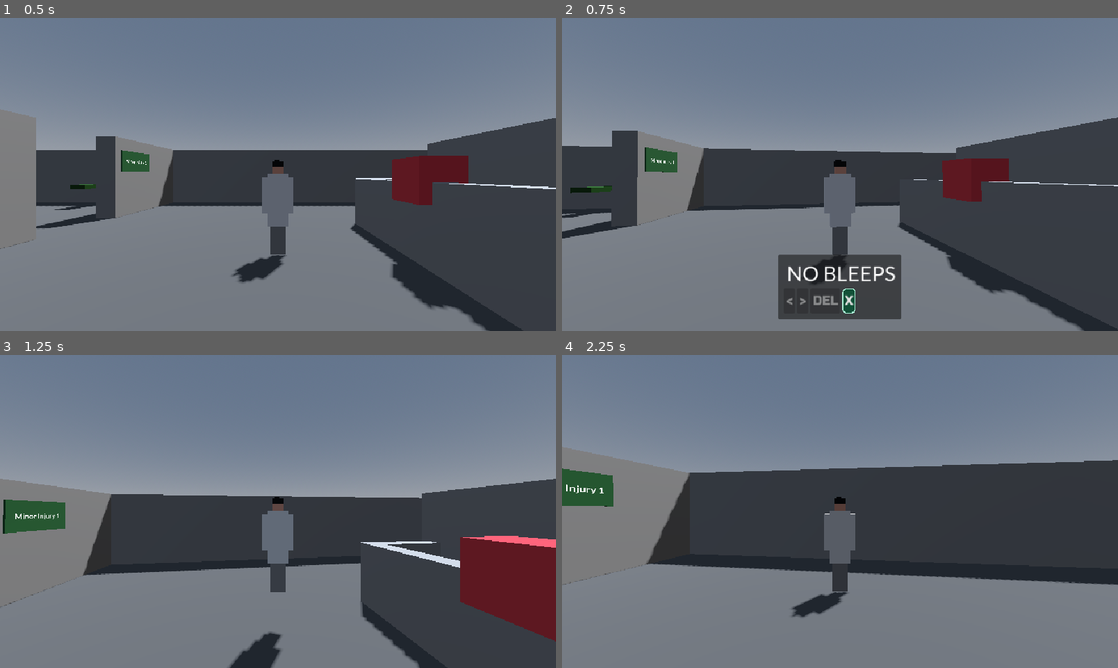
Above: before the commit, frames 1-4 (two rows, left to right).
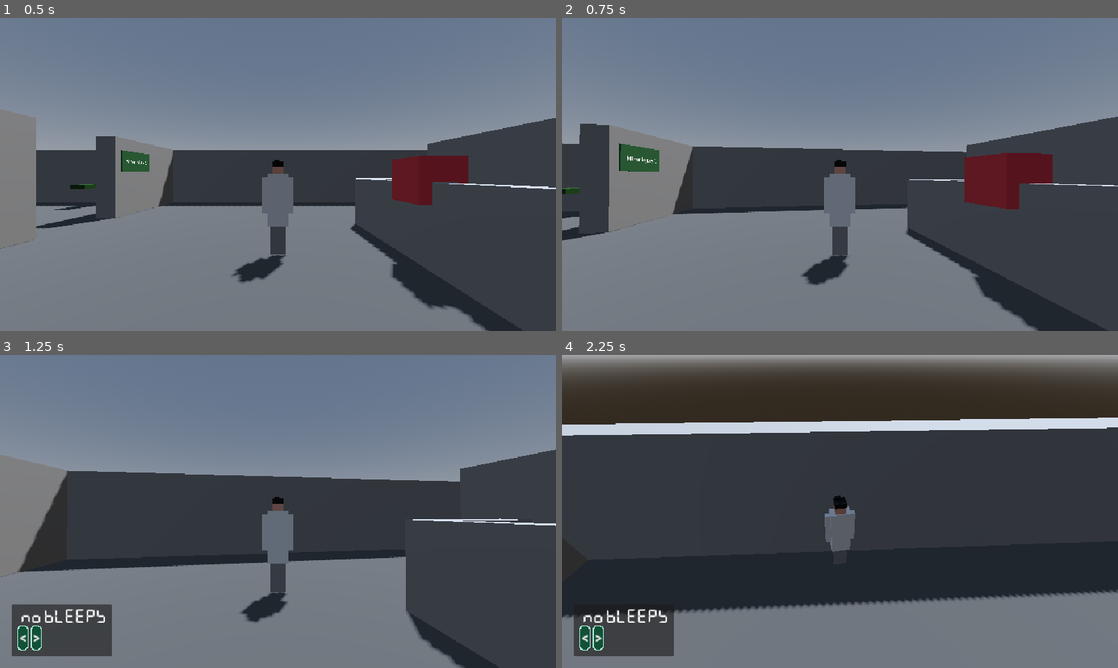
Above: after the commit, the same moments.

Repository: hawkstein/ludum-dare-60-old-tech
Game: Godot game, scene res://screens/main.tscn
Two runs of this game, one before a commit and one after it. Both use one fixed random seed, a clock stepped at 60 frames per second and the inputs below. This scene is started directly instead of the project's main scene.
Inputs (mouse positions are in pixels of both pictures, inside the frame that each line leads up to):
- Up to frame 1 (0.5 s): no input
- Up to frame 2 (0.75 s): tap Enter at 0.5 s; move the mouse to (867, 174) at 0.52 s; hold W (Up) from 0.53 s (still down); hold E (Pager, bound only before the commit) from 0.53 s (still down); click (867, 174) at 0.67 s
- Up to frame 3 (1.25 s): keep holding W (Up); keep holding E (Pager, bound only before the commit); tap Space (Jump, bound only before the commit) at 0.77, 0.8, 1.07 s
- Up to frame 4 (2.25 s): move the mouse to (812, 511) at 1.27 s; release E (Pager, bound only before the commit) at 1.28 s; tap Space (Jump, bound only before the commit) at 1.35, 1.52, 1.82 s; click (812, 511) at 1.42 s; tap E (Pager, bound only before the commit) at 1.55 s; release W (Up) at 2 s; click (851, 636) at 2 s, where only the run before the commit has a clickable "X"

Frame 1 is identical in both runs. In frame 2, 11% of the frame differs, in the area x 0-100%, y 31-100%; in frame 3, 23%; in frame 4, 54%, in the area x 0-100%, y 0-97%.

Commit message:
adjust pager behaviour

Diff:
--- a/entities/player/third_person_player.gd
+++ b/entities/player/third_person_player.gd
@@ -6,7 +6,6 @@
 @export var speed := 6.0
 @export var acceleration := 12.0
 @export var turn_speed := 12.0
-@export var jump_velocity := 4.5
 ## Radians per second at full stick.
 @export var pad_look_speed := 3.0
 ## Camera pitch range in degrees (down, up).
@@ -40,8 +39,6 @@
 
 	if not is_on_floor():
 		velocity += get_gravity() * delta
-	elif input_enabled and Input.is_action_just_pressed(&"Jump"):
-		velocity.y = jump_velocity
 
 	var input := Input.get_vector(&"Left", &"Right", &"Up", &"Down") if input_enabled else Vector2.ZERO
 	var direction := Basis(Vector3.UP, camera_pivot.global_rotation.y) * Vector3(input.x, 0, input.y)
--- a/screens/instructions.tscn
+++ b/screens/instructions.tscn
@@ -61,7 +61,7 @@
 layout_mode = 2
 text = "You will get paged with EXTENSION + CODE
 WASD + mouse look to move around
-Check your pager with E, pause with P
+Check your pager with SPACE, pause with P
 Check your messages at the red phones to explain extensions and pager codes
 Patients are in the green beds
 Look out for the hospitals signs"
--- a/screens/main.gd
+++ b/screens/main.gd
@@ -3,23 +3,6 @@
 @export var max_normal_failures := 6
 @export var end_speaker := "Medical Director"
 @export var end_message_duration := 2.5
-
-const JOY_BUTTON_NAMES := {
-	JOY_BUTTON_A: "A",
-	JOY_BUTTON_B: "B",
-	JOY_BUTTON_X: "X",
-	JOY_BUTTON_Y: "Y",
-	JOY_BUTTON_BACK: "Back",
-	JOY_BUTTON_START: "Start",
-	JOY_BUTTON_LEFT_STICK: "LS",
-	JOY_BUTTON_RIGHT_STICK: "RS",
-	JOY_BUTTON_LEFT_SHOULDER: "LB",
-	JOY_BUTTON_RIGHT_SHOULDER: "RB",
-	JOY_BUTTON_DPAD_UP: "D-Pad Up",
-	JOY_BUTTON_DPAD_DOWN: "D-Pad Down",
-	JOY_BUTTON_DPAD_LEFT: "D-Pad Left",
-	JOY_BUTTON_DPAD_RIGHT: "D-Pad Right",
-}
 
 @onready var player: ThirdPersonPlayer = %ThirdPersonPlayer
 @onready var pager: PagerLayer = %PagerLayer
@@ -27,33 +10,20 @@
 @onready var timeline: BleepTimeline = %BleepTimeline
 @onready var tracker: EventTracker = %EventTracker
 @onready var message: MessageLayer = %MessageLayer
-@onready var alert: PanelContainer = %PagerAlertPanel
-@onready var alert_label: Label = %PagerAlertLabel
 
 var _ended := false
-var _alert_tween: Tween
-var _using_gamepad := false
 
 func _ready() -> void:
-	pager.open_changed.connect(_on_pager_open_changed)
 	timeline.bleep_sent.connect(pager.send_bleep)
 	timeline.bleep_sent.connect(tracker.track)
-	timeline.bleep_sent.connect(_display_alert)
 	timeline.finished.connect(_check_success)
 	tracker.event_failed.connect(_on_event_failed)
 	tracker.event_resolved.connect(_on_event_resolved)
-	alert.hide()
 	timeline.start()
 
 
-func _on_pager_open_changed(open: bool) -> void:
-	player.input_enabled = not open
-	pause_menu.resume_mouse_mode = Input.MOUSE_MODE_VISIBLE if open else Input.MOUSE_MODE_CAPTURED
-	if open:
-		_hide_alert()
-
-
-func _on_event_failed(_bleep: Bleep, severity: Bleep.Severity) -> void:
+func _on_event_failed(bleep: Bleep, severity: Bleep.Severity) -> void:
+	pager.remove_bleep(bleep)
 	var normal_failures: int = tracker.failed.get(Bleep.Severity.NORMAL, 0)
 	if severity == Bleep.Severity.CRITICAL:
 		_end(&"failure", "Patient lost! You didn't make it in time.", MessageLayer.Sound.FAILURE)
@@ -64,7 +34,8 @@
 		_check_success()
 
 
-func _on_event_resolved(_bleep: Bleep) -> void:
+func _on_event_resolved(bleep: Bleep) -> void:
+	pager.remove_bleep(bleep)
 	message.show_message("Well done", end_speaker, -1.0, MessageLayer.Sound.SUCCESS)
 	_check_success()
 
@@ -91,8 +62,8 @@
 func _freeze_shift() -> void:
 	timeline.stop()
 	tracker.set_process(false)
-	# Close first: it emits open_changed, which would turn player input back on.
 	pager.close()
+	pager.set_process(false)
 	pager.set_process_input(false)
 	player.input_enabled = false
 
@@ -104,56 +75,3 @@
 			failed = tracker.failed.get(severity, 0),
 			total = timeline.total(severity),
 		})
-
-
-func _display_alert(_bleep: Bleep) -> void:
-	if pager.is_open():
-		return
-	if not alert.visible:
-		alert.modulate.a = 0.0
-		alert.offset_transform_position.y = 0.0
-		alert.show()
-		alert_label.text = "New Bleep! (Press %s)" % _pager_binding_text()
-	_tween_alert(1.0, -100.0)
-
-
-func _hide_alert() -> void:
-	if not alert.visible:
-		return
-	_tween_alert(0.0, 0.0).chain().tween_callback(alert.hide)
-
-
-func _tween_alert(alpha: float, y: float) -> Tween:
-	if _alert_tween:
-		_alert_tween.kill()
-	_alert_tween = create_tween().set_parallel(true).set_trans(Tween.TRANS_QUART).set_ease(Tween.EASE_IN_OUT)
-	_alert_tween.tween_property(alert, "modulate:a", alpha, 0.5)
-	_alert_tween.tween_property(alert, "offset_transform_position:y", y, 0.5)
-	return _alert_tween
-
-
-func _input(event: InputEvent) -> void:
-	if event is InputEventJoypadButton:
-		_using_gamepad = true
-	elif event is InputEventJoypadMotion and absf(event.axis_value) > 0.5:
-		_using_gamepad = true
-	elif event is InputEventKey or event is InputEventMouseButton:
-		_using_gamepad = false
-
-
-func _pager_binding_text() -> String:
-	var fallback := ""
-	for event in InputMap.action_get_events(&"Pager"):
-		var text := ""
-		if event is InputEventKey:
-			text = OS.get_keycode_string((event as InputEventKey).keycode)
-		elif event is InputEventJoypadButton:
-			var button := (event as InputEventJoypadButton).button_index
-			text = JOY_BUTTON_NAMES.get(button, "Button %d" % button)
-		if text.is_empty():
-			continue
-		if (event is InputEventJoypadButton) == _using_gamepad:
-			return text
-		if fallback.is_empty():
-			fallback = text
-	return fallback
--- a/screens/main.tscn
+++ b/screens/main.tscn
@@ -999,38 +999,5 @@
 [node name="PagerLayer" parent="." unique_id=469005054 instance=ExtResource("5_cbuj4")]
 unique_name_in_owner = true
 
-[node name="HUD" type="CanvasLayer" parent="." unique_id=1153821414]
-
-[node name="MarginContainer" type="MarginContainer" parent="HUD" unique_id=131592907]
-anchors_preset = 15
-anchor_right = 1.0
-anchor_bottom = 1.0
-grow_horizontal = 2
-grow_vertical = 2
-mouse_filter = 2
-theme_override_constants/margin_left = 20
-theme_override_constants/margin_top = 20
-theme_override_constants/margin_right = 20
-theme_override_constants/margin_bottom = 20
-
-[node name="PagerAlertPanel" type="PanelContainer" parent="HUD/MarginContainer" unique_id=1246271086]
-unique_name_in_owner = true
-layout_mode = 2
-size_flags_horizontal = 0
-size_flags_vertical = 8
-offset_transform_enabled = true
-
-[node name="MarginContainer" type="MarginContainer" parent="HUD/MarginContainer/PagerAlertPanel" unique_id=719620341]
-layout_mode = 2
-theme_override_constants/margin_left = 10
-theme_override_constants/margin_top = 10
-theme_override_constants/margin_right = 10
-theme_override_constants/margin_bottom = 10
-
-[node name="PagerAlertLabel" type="Label" parent="HUD/MarginContainer/PagerAlertPanel/MarginContainer" unique_id=291090572]
-unique_name_in_owner = true
-layout_mode = 2
-text = "New Bleep! (Press E)"
-
 [node name="PauseMenu" parent="." unique_id=1387676273 instance=ExtResource("5_ycjph")]
 unique_name_in_owner = true
--- a/utils/config/input_data.gd
+++ b/utils/config/input_data.gd
@@ -5,22 +5,20 @@
 var down_events:Array[String] = ["S", "DOWN"]
 var left_events:Array[String] = ["A", "LEFT"]
 var right_events:Array[String] = ["D", "RIGHT"]
-var jump_events:Array[String] = ["SPACE"]
 var pause_events:Array[String] = ["P"]
-var pager_events:Array[String] = ["E"]
+var pager_events:Array[String] = ["SPACE"]
 
 const JOY_DEFAULTS := {
 	&"Up": [[JOY_AXIS_LEFT_Y, -1.0], JOY_BUTTON_DPAD_UP],
 	&"Down": [[JOY_AXIS_LEFT_Y, 1.0], JOY_BUTTON_DPAD_DOWN],
 	&"Left": [[JOY_AXIS_LEFT_X, -1.0], JOY_BUTTON_DPAD_LEFT],
 	&"Right": [[JOY_AXIS_LEFT_X, 1.0], JOY_BUTTON_DPAD_RIGHT],
-	&"Jump": [JOY_BUTTON_A],
 	&"Pause": [JOY_BUTTON_START],
 	&"LookUp": [[JOY_AXIS_RIGHT_Y, -1.0]],
 	&"LookDown": [[JOY_AXIS_RIGHT_Y, 1.0]],
 	&"LookLeft": [[JOY_AXIS_RIGHT_X, -1.0]],
 	&"LookRight": [[JOY_AXIS_RIGHT_X, 1.0]],
-	&"Pager": [JOY_BUTTON_Y],
+	&"Pager": [JOY_BUTTON_A],
 }
 
 func _init() -> void:
@@ -29,7 +27,6 @@
 	set_meta("down_events", PropertyMeta.new("Down"))
 	set_meta("left_events", PropertyMeta.new("Left"))
 	set_meta("right_events", PropertyMeta.new("Right"))
-	set_meta("jump_events", PropertyMeta.new("Jump"))
 	set_meta("pause_events", PropertyMeta.new("Pause"))
 	set_meta("pager_events", PropertyMeta.new("Pager"))
 
--- a/utils/ui/pager_layer.gd
+++ b/utils/ui/pager_layer.gd
@@ -1,19 +1,15 @@
 class_name PagerLayer
 extends CanvasLayer
 
-signal open_changed(open: bool)
 signal bleep_received(bleep: Bleep)
 
-@export var slide_time := 0.2
+@export var slide_time := 0.3
+@export var visible_time := 4.0
 @export var empty_text := "NO BLEEPS"
 
 @onready var panel: Control = %Panel
 @onready var counter_label: Label = %CounterLabel
 @onready var bleep_label: Label = %BleepLabel
-@onready var prev_button: Button = %PrevButton
-@onready var next_button: Button = %NextButton
-@onready var delete_button: Button = %DeleteButton
-@onready var close_button: Button = %CloseButton
 @onready var sfx_player: AudioStreamPlayer = %SfxPlayer
 
 var _bleeps: Array[Bleep] = []
@@ -21,12 +17,9 @@
 var _open := false
 var _tween: Tween
 var _hidden := 0.0
+var _time_left := 0.0
 
 func _ready() -> void:
-	prev_button.pressed.connect(_step.bind(-1))
-	next_button.pressed.connect(_step.bind(1))
-	delete_button.pressed.connect(delete_current)
-	close_button.pressed.connect(close)
 	# Move offscreen to start
 	panel.offset_transform_enabled = true
 	_set_slide(1.0)
@@ -34,30 +27,43 @@
 	_refresh()
 
 
+func _process(delta: float) -> void:
+	if not _open:
+		return
+	_time_left -= delta
+	if _time_left <= 0.0:
+		close()
+
+
 func _input(event: InputEvent) -> void:
-	if event.is_action_pressed(&"Pager"):
-		toggle()
-	elif event.is_action_pressed(&"ui_cancel") and _open:
-		close()
-	else:
+	if not event.is_action_pressed(&"Pager"):
 		return
+	if _open and not _bleeps.is_empty():
+		_index = posmod(_index - 1, _bleeps.size())
+	elif not _open:
+		_index = maxi(_bleeps.size() - 1, 0)
+	show_pager()
 	get_viewport().set_input_as_handled()
 
 
-## Add a bleep onto the queue.
+## Add a bleep onto the queue and pop the pager up on it.
 func send_bleep(bleep: Bleep) -> void:
 	_bleeps.append(bleep)
+	_index = _bleeps.size() - 1
 	if sfx_player.stream:
 		sfx_player.play()
 	bleep_received.emit(bleep)
-	_refresh()
+	show_pager()
 
 
-## Remove the current bleep.
-func delete_current() -> void:
-	if _bleeps.is_empty():
+## Remove a bleep once its event is resolved or failed.
+func remove_bleep(bleep: Bleep) -> void:
+	var idx := _bleeps.find(bleep)
+	if idx == -1:
 		return
-	_bleeps.remove_at(_index)
+	_bleeps.remove_at(idx)
+	if idx < _index:
+		_index -= 1
 	_index = clampi(_index, 0, maxi(_bleeps.size() - 1, 0))
 	_refresh()
 
@@ -65,27 +71,15 @@
 func is_open() -> bool:
 	return _open
 
-## Toggle UI display
-func toggle() -> void:
-	if _open:
-		close()
-	else:
-		open()
 
-
-## Slide the pager up, showing the newest bleep.
-func open() -> void:
-	if _open:
-		return
-	_open = true
-	_index = maxi(_bleeps.size() - 1, 0)
+## Slide the pager up, or keep it up for another visible_time.
+func show_pager() -> void:
+	_time_left = visible_time
+	if not _open:
+		_open = true
+		show()
+		_slide(0.0)
 	_refresh()
-	show()
-	# Emit before freeing the mouse so the pause menu knows the release is expected.
-	open_changed.emit(true)
-	Input.mouse_mode = Input.MOUSE_MODE_VISIBLE
-	close_button.grab_focus()
-	_slide(0.0)
 
 
 ## Slide the pager down.
@@ -93,29 +87,13 @@
 	if not _open:
 		return
 	_open = false
-	get_viewport().gui_release_focus()
-	open_changed.emit(false)
-	Input.mouse_mode = Input.MOUSE_MODE_CAPTURED
 	_slide(1.0).tween_callback(hide)
-
-
-func _step(direction: int) -> void:
-	_index = clampi(_index + direction, 0, maxi(_bleeps.size() - 1, 0))
-	_refresh()
 
 
 func _refresh() -> void:
 	var empty := _bleeps.is_empty()
 	bleep_label.text = empty_text if empty else _bleeps[_index].label()
 	counter_label.text = "" if empty else "%d/%d" % [_index + 1, _bleeps.size()]
-	prev_button.disabled = empty or _index == 0
-	next_button.disabled = empty or _index == _bleeps.size() - 1
-	delete_button.disabled = empty
-
-	# Avoid leaving gamepad focus stranded on a disabled button.
-	var focused := get_viewport().gui_get_focus_owner() as Button
-	if _open and focused and focused.disabled:
-		close_button.grab_focus()
 
 
 func _slide(hidden: float) -> Tween:
--- a/utils/ui/pager_layer.tscn
+++ b/utils/ui/pager_layer.tscn
@@ -2,6 +2,7 @@
 
 [ext_resource type="Script" uid="uid://bad0t32y3mypw" path="res://utils/ui/pager_layer.gd" id="1_3j3ux"]
 [ext_resource type="AudioStream" uid="uid://0cesl6iife08" path="res://utils/pager/blipSelect.wav" id="2_ewait"]
+[ext_resource type="FontFile" uid="uid://m82m1rgoxo78" path="res://assets/fonts/dseg7-classic-latin-700-normal.ttf" id="3_5k2a8"]
 
 [node name="PagerLayer" type="CanvasLayer" unique_id=469005054]
 layer = 7
@@ -19,12 +20,13 @@
 grow_horizontal = 2
 grow_vertical = 2
 mouse_filter = 2
+theme_override_constants/margin_left = 20
 theme_override_constants/margin_bottom = 20
 
 [node name="Panel" type="PanelContainer" parent="MarginContainer" unique_id=511269702]
 unique_name_in_owner = true
 layout_mode = 2
-size_flags_horizontal = 4
+size_flags_horizontal = 0
 size_flags_vertical = 8
 
 [node name="MarginContainer" type="MarginContainer" parent="MarginContainer/Panel" unique_id=1918159176]
@@ -43,12 +45,15 @@
 [node name="CounterLabel" type="Label" parent="MarginContainer/Panel/MarginContainer/VBoxContainer/LabelsContainer" unique_id=884234903]
 unique_name_in_owner = true
 layout_mode = 2
+theme_override_fonts/font = ExtResource("3_5k2a8")
+theme_override_font_sizes/font_size = 16
 horizontal_alignment = 2
 
 [node name="BleepLabel" type="Label" parent="MarginContainer/Panel/MarginContainer/VBoxContainer/LabelsContainer" unique_id=1272761698]
 unique_name_in_owner = true
 layout_mode = 2
-theme_override_font_sizes/font_size = 36
+theme_override_fonts/font = ExtResource("3_5k2a8")
+theme_override_font_sizes/font_size = 22
 horizontal_alignment = 1
 
 [node name="ButtonsContainer" type="HBoxContainer" parent="MarginContainer/Panel/MarginContainer/VBoxContainer" unique_id=1330237371]
@@ -57,19 +62,13 @@
 [node name="PrevButton" type="Button" parent="MarginContainer/Panel/MarginContainer/VBoxContainer/ButtonsContainer" unique_id=561327287]
 unique_name_in_owner = true
 layout_mode = 2
+focus_mode = 0
+mouse_filter = 2
 text = "<"
 
 [node name="NextButton" type="Button" parent="MarginContainer/Panel/MarginContainer/VBoxContainer/ButtonsContainer" unique_id=723494462]
 unique_name_in_owner = true
 layout_mode = 2
+focus_mode = 0
+mouse_filter = 2
 text = ">"
-
-[node name="DeleteButton" type="Button" parent="MarginContainer/Panel/MarginContainer/VBoxContainer/ButtonsContainer" unique_id=1729114302]
-unique_name_in_owner = true
-layout_mode = 2
-text = "DEL"
-
-[node name="CloseButton" type="Button" parent="MarginContainer/Panel/MarginContainer/VBoxContainer/ButtonsContainer" unique_id=1140450343]
-unique_name_in_owner = true
-layout_mode = 2
-text = "X"
Binary file added: assets/fonts/dseg7-classic-latin-700-normal.ttf
Not shown, added: assets/fonts/dseg7-classic-latin-700-normal.ttf.import
Not shown, added: utils/ui/click.wav.import
Not shown, added: utils/ui/click.wav
